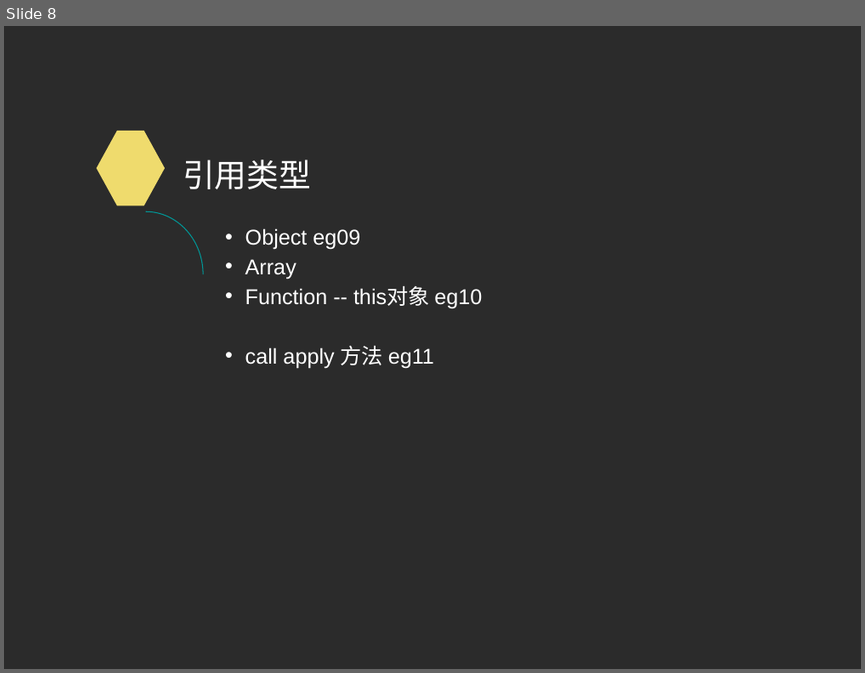
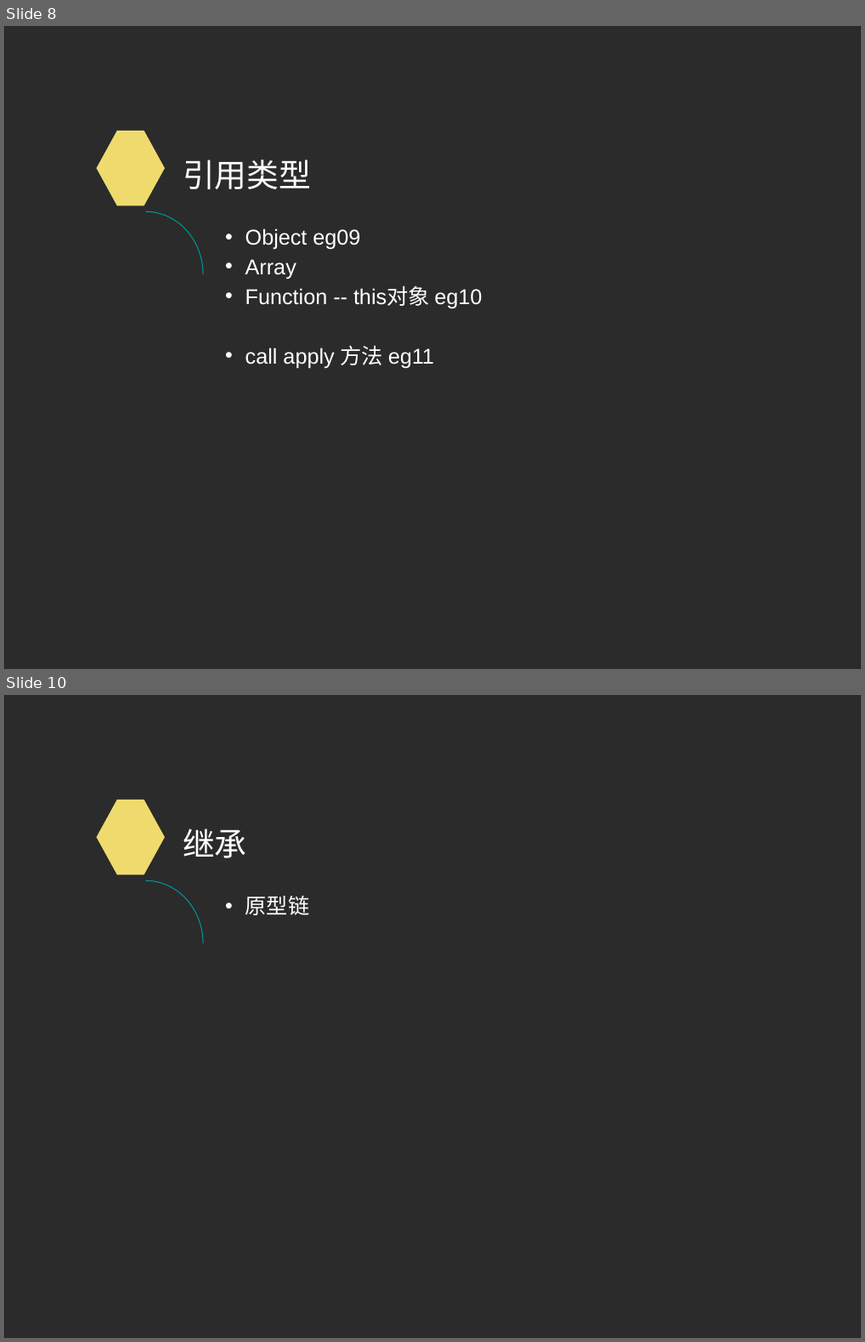
Before and after one commit to NJUPT-CAST/Computer, a slide deck: web/7.js grunt gulp webpack/2016上学期第一次课.ppt. Shown one above the other, each under a label of ours: slide 8 before the commit, slides 8 and 10 after it; the slides between them are not shown. The pictures are 865x673 and 865x1342 pixels, drawn with LibreOffice and Linux fonts; fonts in the diff are those of the drawing; background and template pictures are left out; a plain dark background stands for a picture behind light text. Boxes give left, top, right and bottom in pixels: in the first picture for what was removed or moved away, otherwise in the second. Text is boxed around its words. In the diff, an @@ line names an element or a change of style, - is before the commit and + after.

```diff
--- a/web/7.js grunt gulp webpack/2016上学期第一次课.ppt
+++ b/web/7.js grunt gulp webpack/2016上学期第一次课.ppt
@@ slide 10 added at [4,695,861,1338], background picture (left out); not listed: 2 template elements that a slide beside it also shows @@
@@ title added at [182,828,247,858], 27 pt, text #FFFFFF @@
+继承
@@ text added at [245,896,310,915], 18 pt, text #FFFFFF @@
+• 原型链
```
Also in this commit, not shown: 1 slide changed, 1 slide removed, 1 other file.
